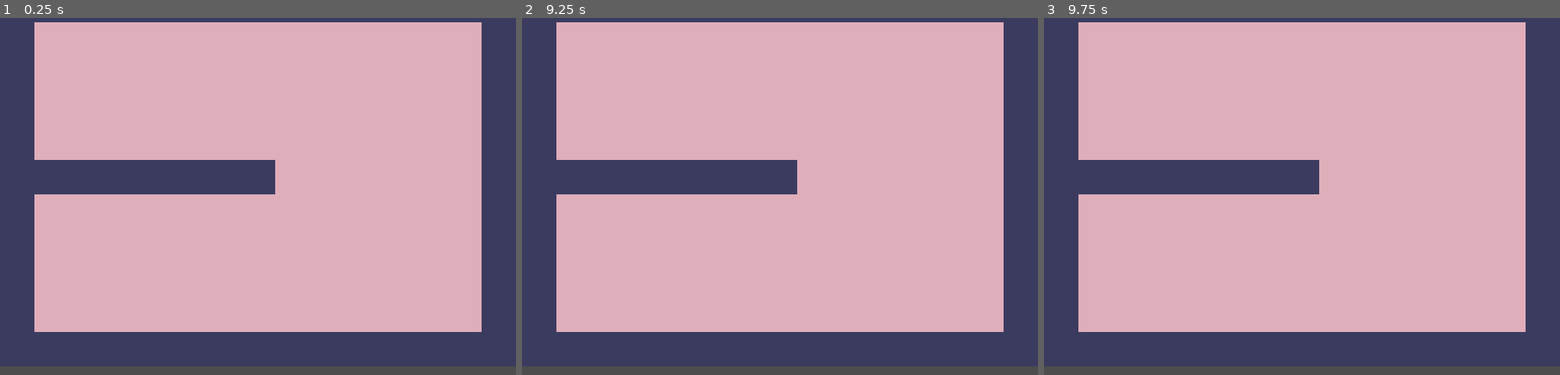
Above: before the commit, frames 1-3 (left to right).
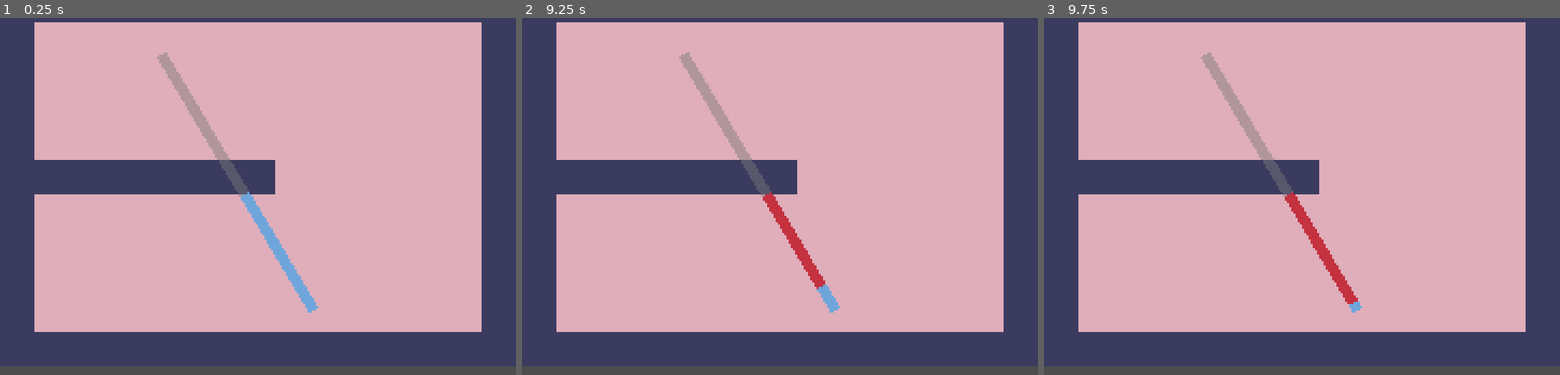
Above: after the commit, the same moments.

Repository: JeppeLindberg/acerola_jam
Game: Godot game, scene res://scenes/main_scene.tscn
The game is run twice, just before and just after one commit, with the same random seed, the same clock (stepped at 60 frames per second) and the same inputs.
Inputs (mouse positions are in pixels of both pictures, inside the frame that each line leads up to):
- Up to frame 1 (0.25 s): no input
- Up to frame 2 (9.25 s): tap Enter at 0.5, 2, 3.5 s; move the mouse to (893, 160) at 0.52 s; hold D (move_right) 0.53-1.28 s; hold F (pickup) 0.53-1.28 s; click (893, 160) at 0.67 s; tap T (test_button) at 0.8, 1.35, 2.3, 2.85, 3.8, 4.35, 5.3, 5.85, 6.8, 7.35, 8.3, 8.85 s; tap Space at 1.25, 2.75, 4.25 s; move the mouse to (676, 200) at 1.27 s; hold S (move_down) 1.28-2.03 s; click (676, 200) at 1.42 s; tap F (pickup) every 1.5 s from 1.55 to 9.05 s; move the mouse to (831, 96) at 2.02 s; hold D (move_right) 2.03-2.78 s; hold F (pickup) 2.03-2.78 s; click (831, 96) at 2.17 s; move the mouse to (754, 257) at 2.77 s; hold W (move_up) 2.78-3.53 s; click (754, 257) at 2.92 s; move the mouse to (934, 239) at 3.52 s; hold F (pickup) 3.53-4.28 s; hold A (move_left) 3.53-5.03 s; click (934, 239) at 3.67 s; move the mouse to (625, 125) at 4.27 s; click (625, 125) at 4.42 s; move the mouse to (805, 182) at 5.02 s; hold S (move_down) 5.03-5.78 s; hold F (pickup) 5.03-5.78 s; click (805, 182) at 5.17 s; move the mouse to (702, 85) at 5.77 s; hold D (move_right) 5.78-6.53 s; click (702, 85) at 5.92 s; move the mouse to (893, 160) at 6.52 s; hold W (move_up) 6.53-7.28 s; hold F (pickup) 6.53-7.28 s; click (893, 160) at 6.67 s; move the mouse to (676, 200) at 7.27 s; hold D (move_right) 7.28-8.03 s; click (676, 200) at 7.42 s; move the mouse to (831, 96) at 8.02 s; hold S (move_down) 8.03-8.78 s; hold F (pickup) 8.03-8.78 s; click (831, 96) at 8.17 s; move the mouse to (754, 257) at 8.77 s; hold A (move_left) from 8.78 s (still down); click (754, 257) at 8.92 s
- Up to frame 3 (9.75 s): move the mouse to (1456, 239) at 9.52 s; release A (move_left) at 9.53 s; hold W (move_up) from 9.53 s (still down); hold F (pickup) from 9.53 s (still down); click (1456, 239) at 9.67 s

The runs differ from the first frame. In frame 1, 1.7% of the frame differs, in the area x 30-62%, y 9-83%; in frame 2, 1.7%; in frame 3, 1.7%.

Commit message:
progress

Diff:
--- /dev/null
+++ b/prefabs/beam.tscn
@@ -0,0 +1,13 @@
+[gd_scene load_steps=2 format=3 uid="uid://rabvtlat8d52"]
+
+[ext_resource type="Script" path="res://scripts/beam.gd" id="1_iu6yx"]
+
+[node name="beam" type="Node2D"]
+script = ExtResource("1_iu6yx")
+blue_color = Color(0.431373, 0.65098, 0.862745, 1)
+red_color = Color(0.768627, 0.192157, 0.247059, 1)
+none_color = Color(0.478431, 0.478431, 0.478431, 0.462745)
+
+[node name="line" type="Line2D" parent="."]
+points = PackedVector2Array(0, 0, 100, 100)
+width = 5.0
--- /dev/null
+++ b/prefabs/clickable.tscn
@@ -0,0 +1,13 @@
+[gd_scene load_steps=3 format=3 uid="uid://bpi1bf51iervo"]
+
+[ext_resource type="Script" path="res://scripts/clickable.gd" id="1_eim8k"]
+
+[sub_resource type="CircleShape2D" id="CircleShape2D_mjt2k"]
+radius = 15.0
+
+[node name="clickable" type="Area2D"]
+script = ExtResource("1_eim8k")
+
+[node name="collider" type="CollisionShape2D" parent="."]
+shape = SubResource("CircleShape2D_mjt2k")
+debug_color = Color(0.662745, 0.513726, 0.0509804, 0.419608)
--- /dev/null
+++ b/prefabs/debug/debug_label.tscn
@@ -0,0 +1,5 @@
+[gd_scene format=3 uid="uid://uyvcqgmqc576"]
+
+[node name="debug_label" type="Label"]
+theme_override_font_sizes/font_size = 8
+text = "asd"
--- a/scenes/main_scene.tscn
+++ b/scenes/main_scene.tscn
@@ -1,16 +1,19 @@
-[gd_scene load_steps=16 format=3 uid="uid://lgqwhj1bp12g"]
+[gd_scene load_steps=19 format=3 uid="uid://lgqwhj1bp12g"]
 
 [ext_resource type="Script" path="res://scripts/player.gd" id="1_bxgb6"]
 [ext_resource type="Script" path="res://scripts/main_scene.gd" id="1_cmu4u"]
 [ext_resource type="TileSet" uid="uid://ceyowcico1b7c" path="res://tilesets/tileset.tres" id="1_lk3xn"]
+[ext_resource type="Script" path="res://scripts/debug.gd" id="2_cg5vf"]
 [ext_resource type="Script" path="res://scripts/player_movement.gd" id="2_olbpb"]
 [ext_resource type="Script" path="res://scripts/pickup.gd" id="3_ajfjy"]
 [ext_resource type="Script" path="res://scripts/player_pickup.gd" id="4_jtlrt"]
 [ext_resource type="Script" path="res://scripts/negation.gd" id="5_da71f"]
 [ext_resource type="Script" path="res://scripts/emitter.gd" id="7_aqsct"]
 [ext_resource type="Script" path="res://scripts/relay.gd" id="8_eb7o3"]
+[ext_resource type="Script" path="res://scripts/transmitter.gd" id="9_ggosd"]
 [ext_resource type="Script" path="res://scripts/reciever.gd" id="9_vfkf4"]
 [ext_resource type="Script" path="res://scripts/beam_network.gd" id="11_3d074"]
+[ext_resource type="PackedScene" uid="uid://bpi1bf51iervo" path="res://prefabs/clickable.tscn" id="11_oyv5b"]
 
 [sub_resource type="PhysicsMaterial" id="PhysicsMaterial_i04xi"]
 friction = 0.0
@@ -25,6 +28,21 @@
 
 [node name="main_scene" type="Node2D"]
 script = ExtResource("1_cmu4u")
+
+[node name="debug" type="Control" parent="."]
+z_index = 100
+layout_mode = 3
+anchors_preset = 0
+offset_right = 244.0
+offset_bottom = 175.0
+mouse_filter = 2
+script = ExtResource("2_cg5vf")
+debug_label_path = "res://prefabs/debug/debug_label.tscn"
+
+[node name="labels" type="VBoxContainer" parent="debug"]
+layout_mode = 0
+offset_right = 245.0
+offset_bottom = 169.0
 
 [node name="world" type="Node2D" parent="."]
 
@@ -54,8 +72,8 @@
 position = Vector2(171, 86)
 
 [node name="negation" type="Area2D" parent="world/abnormality_drive"]
-collision_layer = 2
-collision_mask = 2
+collision_layer = 4
+collision_mask = 4
 script = ExtResource("5_da71f")
 
 [node name="collider" type="CollisionShape2D" parent="world/abnormality_drive/negation"]
@@ -69,6 +87,21 @@
 shape = SubResource("CircleShape2D_6wfug")
 debug_color = Color(0, 0.65098, 0.0509804, 0.419608)
 
+[node name="transmitter" type="Node2D" parent="world"]
+position = Vector2(128, 39)
+script = ExtResource("9_ggosd")
+
+[node name="relay" type="Node2D" parent="world/transmitter" node_paths=PackedStringArray("connected_relays")]
+script = ExtResource("8_eb7o3")
+connected_relays = [NodePath("../../reciever/relay")]
+
+[node name="pickup" type="Area2D" parent="world/transmitter"]
+script = ExtResource("3_ajfjy")
+
+[node name="collider" type="CollisionShape2D" parent="world/transmitter/pickup"]
+shape = SubResource("CircleShape2D_6wfug")
+debug_color = Color(0, 0.65098, 0.0509804, 0.419608)
+
 [node name="emitter" type="Node2D" parent="world"]
 position = Vector2(146, 150)
 script = ExtResource("7_aqsct")
@@ -77,17 +110,25 @@
 script = ExtResource("8_eb7o3")
 connected_relays = [NodePath("../../reciever/relay")]
 
+[node name="clickable" parent="world/emitter" instance=ExtResource("11_oyv5b")]
+
 [node name="reciever" type="Node2D" parent="world"]
-position = Vector2(141, 31)
+position = Vector2(75, 31)
 script = ExtResource("9_vfkf4")
 
 [node name="relay" type="Node2D" parent="world/reciever" node_paths=PackedStringArray("connected_relays")]
 script = ExtResource("8_eb7o3")
 connected_relays = [NodePath("../../emitter/relay")]
 
+[node name="clickable" parent="world/reciever" instance=ExtResource("11_oyv5b")]
+
 [node name="beam_network" type="Node2D" parent="world"]
 script = ExtResource("11_3d074")
-negation_collision_layer = 2
+negation_collision_layer = 4
+occusion_collision_layer = 2
+beam_path = "res://prefabs/beam.tscn"
 
 [connection signal="body_entered" from="world/abnormality_drive/pickup" to="world/abnormality_drive/pickup" method="_on_body_entered"]
 [connection signal="body_exited" from="world/abnormality_drive/pickup" to="world/abnormality_drive/pickup" method="_on_body_exited"]
+[connection signal="body_entered" from="world/transmitter/pickup" to="world/transmitter/pickup" method="_on_body_entered"]
+[connection signal="body_exited" from="world/transmitter/pickup" to="world/transmitter/pickup" method="_on_body_exited"]
--- /dev/null
+++ b/scripts/beam.gd
@@ -0,0 +1,23 @@
+extends Node2D
+
+
+var _line: Line2D
+
+@export var blue_color: Color
+@export var red_color: Color
+@export var none_color: Color
+
+
+func _ready():
+	_line = get_node('line');
+
+func set_beam(pos_from, pos_to, color):
+	global_position = pos_from;
+	_line.points[1] = pos_to - pos_from;
+
+	if color == 'blue':
+		_line.default_color = blue_color;
+	if color == 'red':
+		_line.default_color = red_color;
+	if color == 'none':
+		_line.default_color = none_color;
--- a/scripts/beam_network.gd
+++ b/scripts/beam_network.gd
@@ -3,19 +3,31 @@
 
 var _main_scene
 var _world
+var _debug
 
 var _relay_to_id = {}
 var _id_to_relay = {}
 var _next_id = 0;
 
 @export_flags_2d_physics var negation_collision_layer
+@export_flags_2d_physics var occusion_collision_layer
+
+@export var beam_path: String
 
 
 func _ready():
 	_main_scene = get_node('/root/main_scene')
 	_world = get_node('/root/main_scene/world')
+	_debug = get_node('/root/main_scene/debug')
 
-func update_beam_network():
+func _process(_delta):
+	_update_beam_network()
+
+func _update_beam_network():
+	_relay_to_id = {}
+	_id_to_relay = {}
+	_next_id = 0;
+
 	var relays = _main_scene.get_children_in_groups(_world, ['relay'], true)
 	_next_id = 0;
 	for relay in relays:
@@ -28,13 +40,13 @@
 	for id in _id_to_relay.keys():
 		directional_network[id] = {'type': 'relay', 'color': 'none', 'depth': 9999, 'point': _id_to_relay[id].global_position, 'parents': []}
 		if _id_to_relay[id].is_emitter:
-			directional_network[id] = {'type': 'emitter', 'color': 'blue', 'depth': 0, 'point': _id_to_relay[id].global_position, 'parents': []}
+			directional_network[id] = {'type': 'emitter', 'color': 'none', 'depth': 0, 'point': _id_to_relay[id].global_position, 'parents': []}
 
 	directional_network = _create_parent_network(directional_network)
 	directional_network = _create_negated_network(directional_network)
+	directional_network = _create_occluded_network(directional_network)
 	directional_network = _colorize_network(directional_network)
-
-	print(directional_network);
+	_create_beams(directional_network)
 
 func _create_parent_network(directional_network):
 	var handled = []
@@ -59,6 +71,7 @@
 	return(directional_network);
 
 func _create_negated_network(directional_network):
+	# _debug.add_label('beam_network', 'beam_network _create_negated_network')
 	var from_to_ids = {}
 
 	for id_to in directional_network:
@@ -67,39 +80,25 @@
 
 	for id_from in from_to_ids.keys():
 		var id_to = from_to_ids[id_from];
-		var negation_points = _get_beam_negation_points(_id_to_relay[id_from], _id_to_relay[id_to])
-		if len(negation_points) > 0:
-			directional_network = _inject_negation_point(directional_network, id_from, id_to, negation_points[0])
+		var negation_point = _get_beam_collision(directional_network[id_from]['point'], directional_network[id_to]['point'], negation_collision_layer)
+		if negation_point is Vector2:
+			directional_network = _inject_negation_point(directional_network, id_from, id_to, negation_point)
 
 	return(directional_network);
 
-func _get_beam_negation_points(relay_from, relay_to):
-	var result = []
+func _get_beam_collision(from_point, to_point, layer):
+	var space_state = get_world_2d().direct_space_state
+	var query = PhysicsRayQueryParameters2D.create(from_point, to_point);
+	query.collide_with_areas = true;
+	query.hit_from_inside = true;
+	query.collision_mask = layer;
+	var collision = space_state.intersect_ray(query);
+	var col_pos = collision.get('position', false);
 
-	var ray_from = relay_from.global_position;
+	if !col_pos:
+		return(false)
 
-	while true:
-		var space_state = get_world_2d().direct_space_state
-		var query = PhysicsRayQueryParameters2D.create(ray_from, relay_to.global_position);
-		query.collide_with_areas = true;
-		query.collision_mask = negation_collision_layer;
-		var collision = space_state.intersect_ray(query);
-		var col_pos = collision.get('position', false);
-
-		if !col_pos:
-			break;
-
-		ray_from = col_pos
-
-		var add_pos = true;
-		for pos in result:
-			if pos.distance_to(col_pos) < 1.0:
-				add_pos = false
-
-		if add_pos:
-			result.append(col_pos)
-
-	return(result);
+	return(col_pos);
 
 func _inject_negation_point(directional_network, id_from, id_to, point):
 	directional_network[_next_id] = {'type': 'negation', 'color': 'none', 'depth': directional_network[id_from]['depth'], 'point': point, 'parents': [id_from]}
@@ -109,28 +108,75 @@
 
 	return(directional_network);
 
-func _colorize_network(directional_network):
-	var dirty = false
+func _create_occluded_network(directional_network):
+	var from_to_ids = {}
 
-	while true:
-		dirty = false
+	for id_to in directional_network:
+		for id_from in directional_network[id_to]['parents']:
+			from_to_ids[id_from] = id_to;
 
-		for id in directional_network:
-			if directional_network[id]['color'] == 'none':
-				if len(directional_network[id]['parents']) > 0:
-					var parent_id = directional_network[id]['parents'][0];
-
-					if directional_network[id]['type'] == 'negation':
-						directional_network[id]['color'] = _calculate_negated_color(directional_network[parent_id]['color'], 1);
-					else:
-						directional_network[id]['color'] = directional_network[parent_id]['color']
-
-					dirty = true;
-
-		if dirty == false:
-			break;
+	for id_from in from_to_ids.keys():
+		var id_to = from_to_ids[id_from];
+		var occluded_point = _get_beam_collision(directional_network[id_from]['point'], directional_network[id_to]['point'], occusion_collision_layer)
+		if occluded_point is Vector2:
+			directional_network = _inject_occluded_point(directional_network, id_from, id_to, occluded_point)
 
 	return(directional_network);
+
+func _inject_occluded_point(directional_network, id_from, id_to, point):
+	directional_network[_next_id] = {'type': 'occlusion', 'color': 'none', 'depth': directional_network[id_from]['depth'], 'point': point, 'parents': [id_from]}
+	directional_network[id_to]['parents'].erase(id_from);
+	directional_network[id_to]['parents'].append(_next_id);
+	_next_id += 1;
+
+	return(directional_network);
+
+func _colorize_network(directional_network):
+	var handled_ids = []
+
+	while len(handled_ids) < len(directional_network.keys()):
+		for id in directional_network:
+			if _all_parents_handled(directional_network[id]['parents'], handled_ids):
+				handled_ids.append(id);
+
+				if directional_network[id]['type'] == 'emitter':
+					directional_network[id]['color'] = 'blue';
+					continue;
+
+				if directional_network[id]['type'] == 'occlusion':
+					directional_network[id]['color'] = 'none';
+					continue;
+
+				if len(directional_network[id]['parents']) == 0:
+					continue;
+
+				var parent_id = directional_network[id]['parents'][0];
+
+				if directional_network[id]['type'] == 'relay':
+					directional_network[id]['color'] = directional_network[parent_id]['color']
+					continue;
+
+				if directional_network[id]['type'] == 'negation':
+					directional_network[id]['color'] = _calculate_negated_color(directional_network[parent_id]['color'], 1);
+					continue;
+
+	return(directional_network);
+
+func _all_parents_handled(parents, handled):
+	for id in parents:
+		if not id in handled:
+			return(false)
+
+	return(true);
+
+func _create_beams(directional_network):
+	for child in get_children():
+		child.queue_free();
+
+	for to_id in directional_network.keys():
+		for from_id in directional_network[to_id]['parents']:
+			var beam = _main_scene.create_node(beam_path, self);
+			beam.set_beam(directional_network[from_id]['point'], directional_network[to_id]['point'], directional_network[from_id]['color']);
 
 func _calculate_negated_color(base_color, negations):
 	var negate = negations % 2 == 1;
@@ -146,4 +192,4 @@
 func _unhandled_input(event):
 	if event is InputEventKey:
 		if event.is_action_pressed("test_button"):
-			update_beam_network()
+			_update_beam_network()
--- /dev/null
+++ b/scripts/clickable.gd
@@ -0,0 +1,15 @@
+extends Area2D
+
+var _main_scene
+var _collider: CollisionShape2D
+
+
+func _ready():
+	_main_scene = get_node('/root/main_scene')
+	_collider = get_node('./collider');
+
+func _unhandled_input(event):
+	if event is InputEventMouseButton:
+		if (event.button_index == MOUSE_BUTTON_LEFT) and (event.pressed):
+			if _main_scene.is_pos_overlapping_collider(_collider, event.position):
+				print('clicked')
--- /dev/null
+++ b/scripts/debug.gd
@@ -0,0 +1,30 @@
+extends Control
+
+
+var _labels
+var _main_scene
+
+@export var debug_label_path: String
+
+var _labels_dict = {}
+
+
+func _ready():
+	_labels = get_node('labels');
+	_main_scene = get_node('/root/main_scene');
+
+func _process(_delta):
+	_labels_dict = {}
+	for label in _labels.get_children():
+		label.queue_free()
+
+func add_label(key, text):
+	if false:
+		print(key + ' ' + text)
+
+	if key in _labels_dict.keys():
+		_labels_dict[key].text = text
+	else:
+		var label = _main_scene.create_node(debug_label_path, _labels)
+		_labels_dict[key] = label;
+		label.text = text;
--- a/scripts/main_scene.gd
+++ b/scripts/main_scene.gd
@@ -36,3 +36,14 @@
 	var new_node = scene.instantiate()
 	parent.add_child(new_node)
 	return new_node
+
+func is_pos_overlapping_collider(collider, pos):
+	var point = PhysicsPointQueryParameters2D.new()
+	point.position = pos
+	point.collide_with_areas = true;
+
+	var collision = collider.get_world_2d().direct_space_state.intersect_point(point);
+	for col in collision:
+		if collider.get_parent() == col['collider']:
+			return(true)
+	return(false)
--- a/scripts/relay.gd
+++ b/scripts/relay.gd
@@ -5,6 +5,7 @@
 
 var is_emitter = false;
 var is_reciever = false;
+var is_transmitter = false
 
 
 
@@ -16,3 +17,6 @@
 
 func make_reciever():
 	is_reciever = true;
+
+func make_transmitter():
+	is_transmitter = true;
--- /dev/null
+++ b/scripts/transmitter.gd
@@ -0,0 +1,5 @@
+extends Node2D
+
+
+func _ready():
+	get_node('relay').make_transmitter()
--- a/tilesets/tileset.tres
+++ b/tilesets/tileset.tres
@@ -38,6 +38,7 @@
 2:2/0/physics_layer_0/angular_velocity = 0.0
 
 [resource]
-physics_layer_0/collision_layer = 1
+physics_layer_0/collision_layer = 3
+physics_layer_0/collision_mask = 3
 physics_layer_0/physics_material = SubResource("PhysicsMaterial_11qqt")
 sources/1 = SubResource("TileSetAtlasSource_qu8e3")
